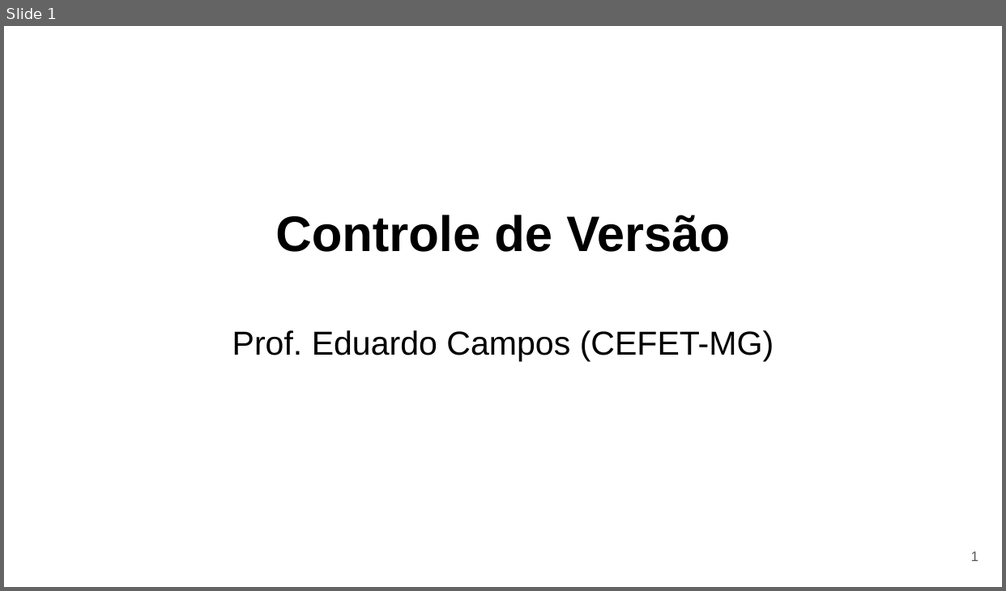
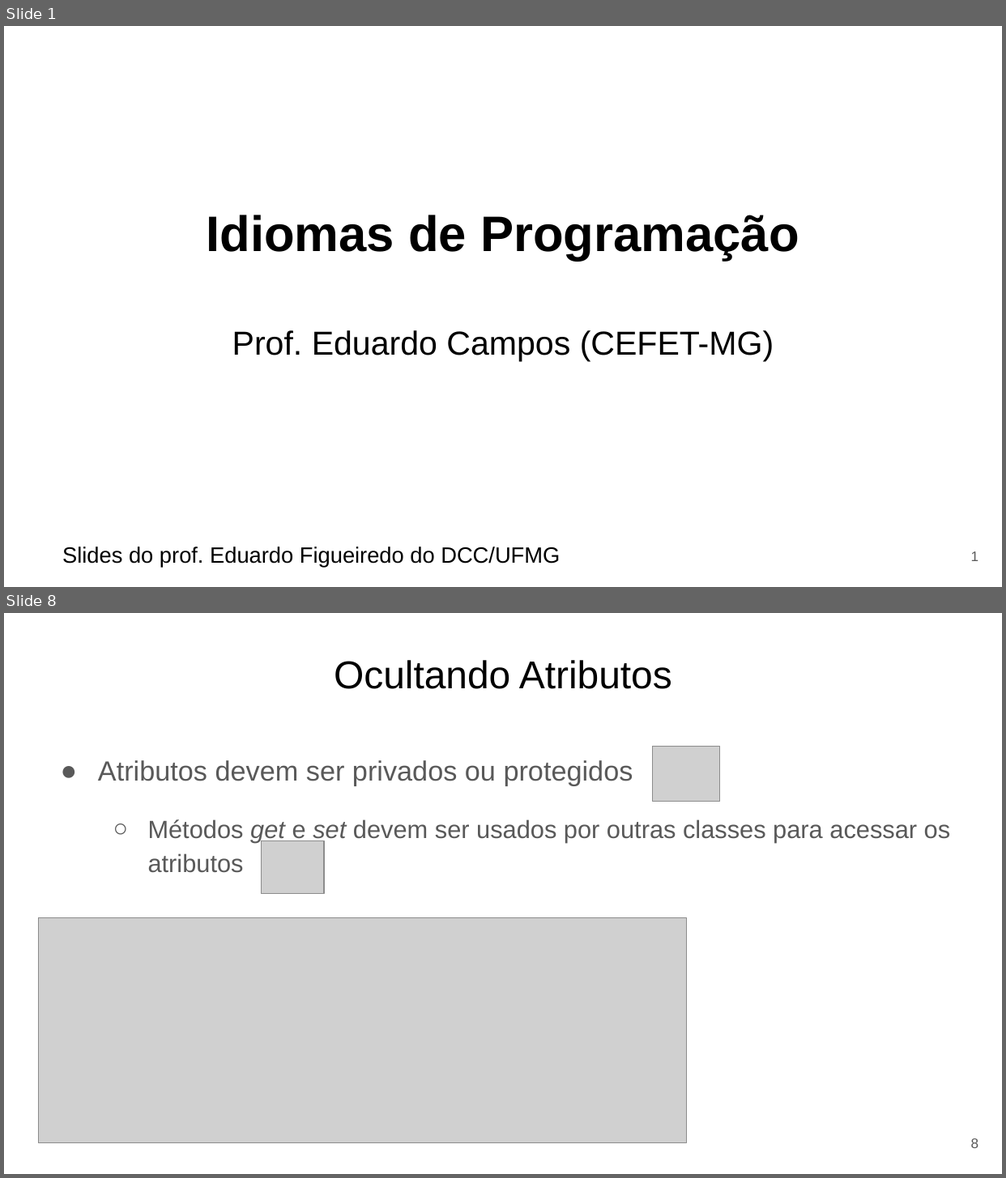
Before and after one commit to eduardocunha11/firstblog, a slide deck: aulas/gsi526/aula13-idiomas-programacao.pptx. Shown one above the other, each under a label of ours: slide 1 before the commit, slides 1 and 8 after it; the slides between them are not shown. The pictures are 1006x591 and 1006x1178 pixels, drawn with LibreOffice and Linux fonts; fonts in the diff are those of the drawing; grey boxes stand for pictures. Boxes give left, top, right and bottom in pixels: in the first picture for what was removed or moved away, otherwise in the second. Text is boxed around its words. In the diff, an @@ line names an element or a change of style, - is before the commit and + after.

Commit message:
add aula sobre idiomas de programacao

```diff
--- a/aulas/gsi526/aula13-idiomas-programacao.pptx
+++ b/aulas/gsi526/aula13-idiomas-programacao.pptx
@@ slide 8 added at [4, 613, 1002, 1174], background #FFFFFF @@
@@ title added at [334, 660, 672, 689], 28 pt, text #000000 @@
+Ocultando Atributos
@@ picture added at [653, 747, 721, 802] @@
@@ text added at [98, 760, 951, 873], 18 pt, text #595959 @@
+● Atributos devem ser privados ou protegidos
+  ○ Métodos get e set devem ser usados por outras classes para acessar os atributos
@@ picture added at [262, 841, 324, 894] @@
@@ picture added at [38, 918, 685, 1143] @@
@@ page number added at [971, 1139, 979, 1148], 10 pt, text #595959 @@
+8
@@ slide 1 changed as well @@
@@ title at [206, 215, 799, 261]: text changed @@
-Controle de Versão
+Idiomas de Programação
@@ text added at [62, 547, 560, 567], 16 pt, text #000000 @@
+Slides do prof. Eduardo Figueiredo do DCC/UFMG
```
Also in this commit, not shown: 1 other slide changed, 18 other slides added, 23 slides removed, 4 other files.
